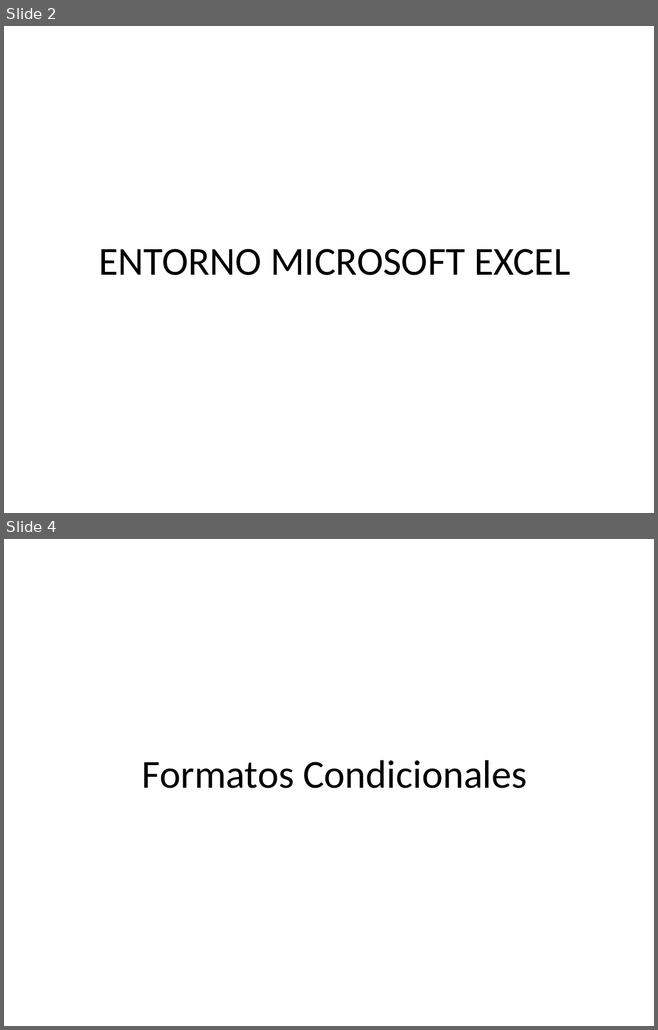
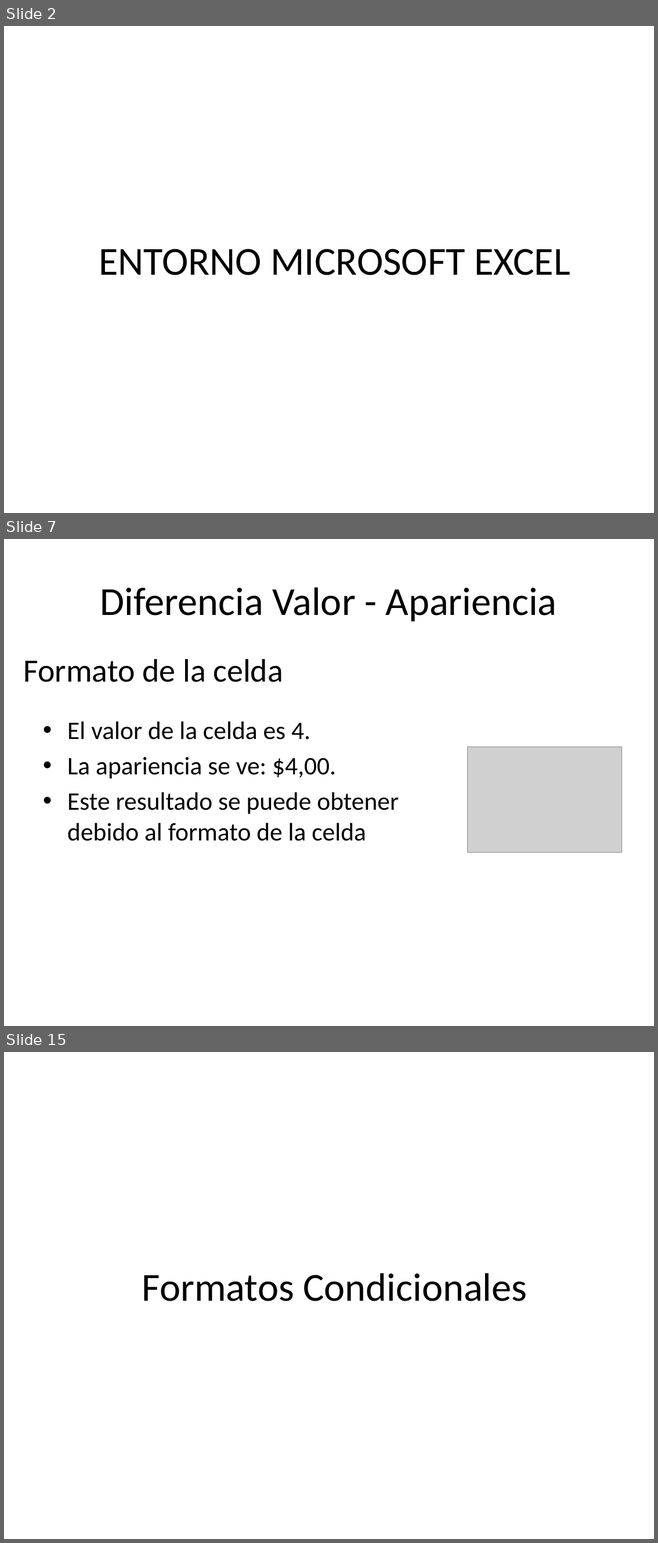
Before and after one commit to kleberloayzacastro/universidad, a slide deck: 2015-2016/clases/computacion_aplicada_2/clase_1/clase1.pptx. Shown one above the other, each under a label of ours: slides 2 and 4 before the commit, slides 2, 7 and 15 after it; the slides between them are not shown. The pictures are 658x1030 and 658x1543 pixels, drawn with LibreOffice and Linux fonts; fonts in the diff are those of the drawing; grey boxes stand for pictures. Boxes give left, top, right and bottom in pixels: in the first picture for what was removed or moved away, otherwise in the second. Text is boxed around its words. In the diff, an @@ line names an element or a change of style, - is before the commit and + after.

```diff
--- a/2015-2016/clases/computacion_aplicada_2/clase_1/clase1.pptx
+++ b/2015-2016/clases/computacion_aplicada_2/clase_1/clase1.pptx
@@ slide 7 added at (4,539,654,1026), background #FFFFFF @@
@@ title added at (100,587,557,621), 44 pt, text #000000 @@
+Diferencia Valor - Apariencia
@@ text added at (23,659,284,682), 36 pt, text #000000 @@
+Formato de la celda
@@ text added at (67,721,398,841), 28 pt, text #000000 @@
+• El valor de la celda es 4.
+• La apariencia se ve: $4,00.
+• Este resultado se puede obtener debido al formato de la celda
@@ picture added at (467,747,622,852) @@
@@ what was slide 4 is now slide 15 @@
```
Also in this commit, not shown: 1 slide changed, 14 other slides added, 26 other files.
